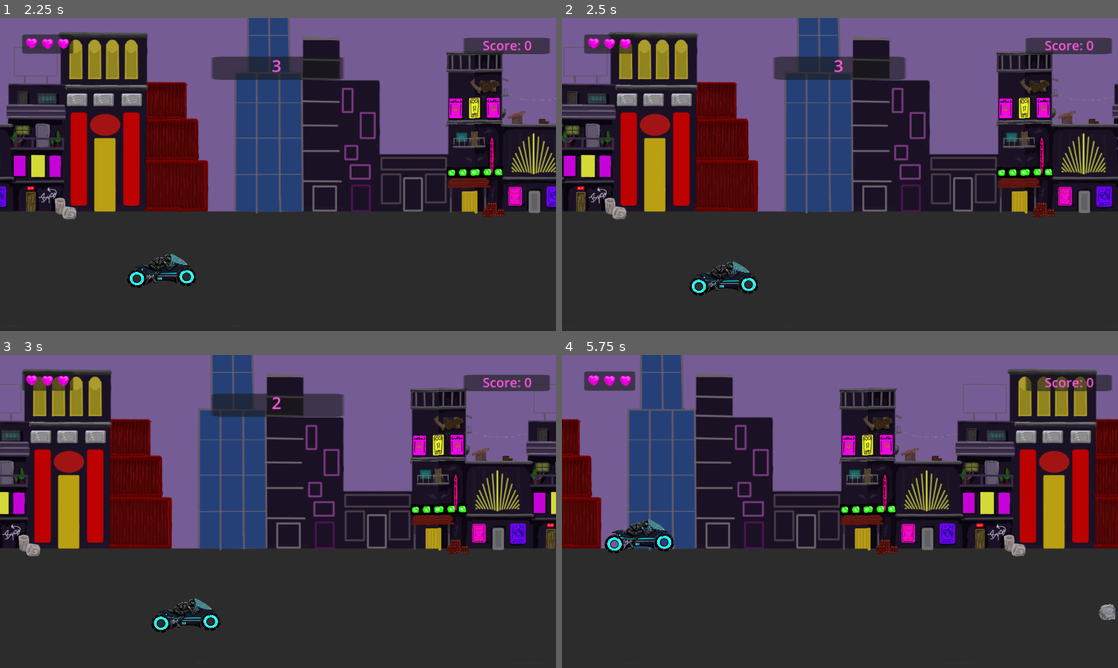
Above: before the commit, frames 1-4 (two rows, left to right).
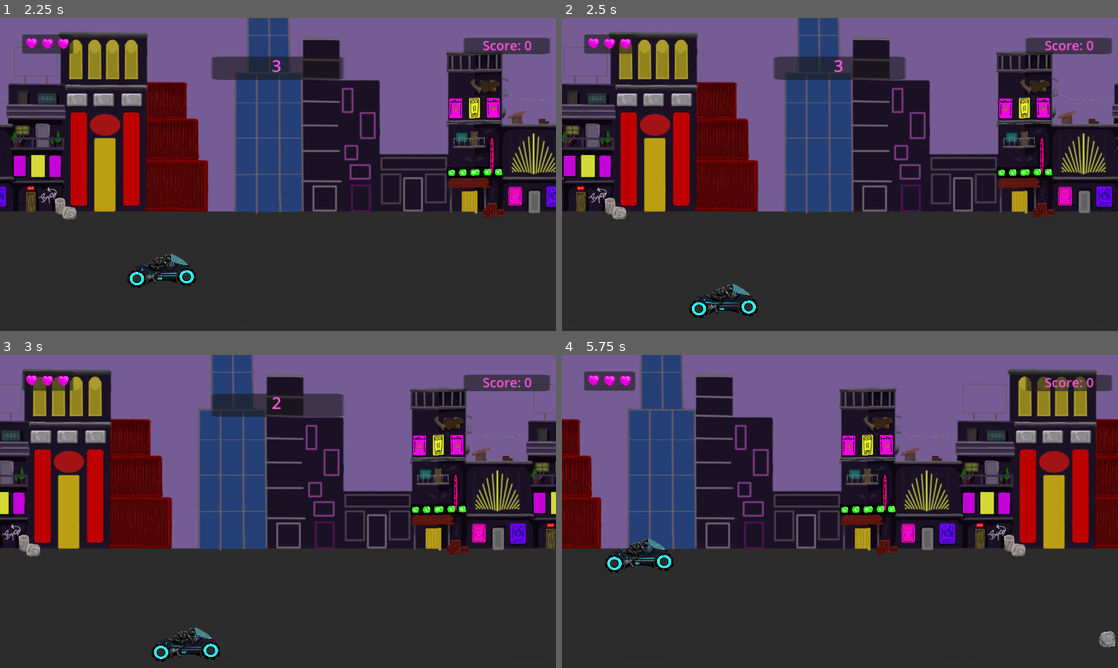
Above: after the commit, the same moments.

Repository: zino212/godot-game-creation
Game: Godot game, scene res://main.tscn
Same seed, same stepped clock (60 frames per second), same inputs: the game is played once before the commit and once after it.
Inputs:
- Up to frame 1 (2.25 s): click "Start Game" at 0.5 s; hold Right (move_right) 1.28-2.03 s; hold Down (move_down) from 2.03 s (still down)
- Up to frame 2 (2.5 s): keep holding Down (move_down)
- Up to frame 3 (3 s): release Down (move_down) at 2.78 s; hold Right (move_right) from 2.78 s (still down)
- Up to frame 4 (5.75 s): release Right (move_right) at 3.53 s; hold Up (move_up) 3.53-4.28 s; hold Left (move_left) from 4.28 s (still down)

Frame 1 is identical in both runs. In frame 2, 1.0% of the frame differs, in the area x 22-36%, y 77-96%; in frame 3, 1.0%; in frame 4, 1.4%, in the area x 7-100%, y 52-94%.

Commit message:
Reconfigure missile animation and change movable area

Diff:
--- a/Player.gd
+++ b/Player.gd
@@ -51,10 +51,8 @@
 		velocity.y -= 250
 
 	position += velocity * delta
-	position.x = clamp(position.x, 0, screen_size.x)
-	position.y = clamp(position.y, screen_size.y/2 + 60, screen_size.y - 30)
-
-	position.y = clamp(position.y, screen_size.y/2, screen_size.y - 100)
+	position.x = clamp(position.x, 80, screen_size.x - 80)
+	position.y = clamp(position.y, screen_size.y/2 + 100, screen_size.y - 40)
 
 func _on_body_entered(body):
 	body.hide()
--- a/main.tscn
+++ b/main.tscn
@@ -24,53 +24,56 @@
 [sub_resource type="SpriteFrames" id="SpriteFrames_8nhas"]
 animations = [{
 "frames": [{
-"duration": 0.5,
+"duration": 1.0,
 "texture": ExtResource("5_b6aq1")
 }, {
-"duration": 0.5,
+"duration": 1.0,
 "texture": ExtResource("6_ifqrf")
 }, {
-"duration": 0.5,
+"duration": 1.0,
 "texture": ExtResource("7_w2ujj")
 }, {
-"duration": 0.5,
+"duration": 1.0,
 "texture": ExtResource("8_x1jef")
 }, {
-"duration": 0.5,
+"duration": 1.0,
 "texture": ExtResource("9_b4mex")
 }, {
-"duration": 0.5,
+"duration": 1.0,
 "texture": ExtResource("10_crhpu")
 }, {
-"duration": 0.5,
+"duration": 1.0,
 "texture": ExtResource("11_ng8vf")
 }, {
-"duration": 0.5,
+"duration": 1.0,
 "texture": ExtResource("12_51j17")
 }, {
-"duration": 0.5,
+"duration": 1.0,
 "texture": ExtResource("13_vwldb")
 }, {
-"duration": 0.5,
+"duration": 1.0,
 "texture": ExtResource("12_0uwqt")
 }, {
-"duration": 0.5,
+"duration": 1.0,
 "texture": ExtResource("13_rckhg")
 }, {
-"duration": 0.5,
+"duration": 1.0,
 "texture": ExtResource("14_3ylbl")
 }, {
-"duration": 0.5,
+"duration": 40.0,
 "texture": ExtResource("15_aihe8")
+}, {
+"duration": 1.0,
+"texture": null
 }],
 "loop": false,
 "name": &"shot",
-"speed": 8.0
+"speed": 20.0
 }]
 
 [sub_resource type="Curve2D" id="Curve2D_lkqsk"]
 _data = {
-"points": PackedVector2Array(0, 0, 0, 0, 1152, 352, 0, 0, 0, 0, 1152, 576)
+"points": PackedVector2Array(0, 0, 0, 0, 1152, 408, 0, 0, 0, 0, 1152, 632)
 }
 point_count = 2
 
@@ -84,11 +87,12 @@
 position = Vector2(152, 482)
 
 [node name="MissileShot" type="AnimatedSprite2D" parent="Player"]
-visible = false
 position = Vector2(0, -1)
 scale = Vector2(0.39, 0.365)
 sprite_frames = SubResource("SpriteFrames_8nhas")
 animation = &"shot"
+frame = 13
+frame_progress = 1.0
 
 [node name="StartTimer" type="Timer" parent="."]
 wait_time = 5.0
@@ -109,7 +113,7 @@
 curve = SubResource("Curve2D_lkqsk")
 
 [node name="ObstacleSpawnLocation" type="PathFollow2D" parent="ObstaclePath"]
-position = Vector2(1152, 352)
+position = Vector2(1152, 408)
 rotation = 1.5708
 
 [node name="ItemTimer" type="Timer" parent="."]
